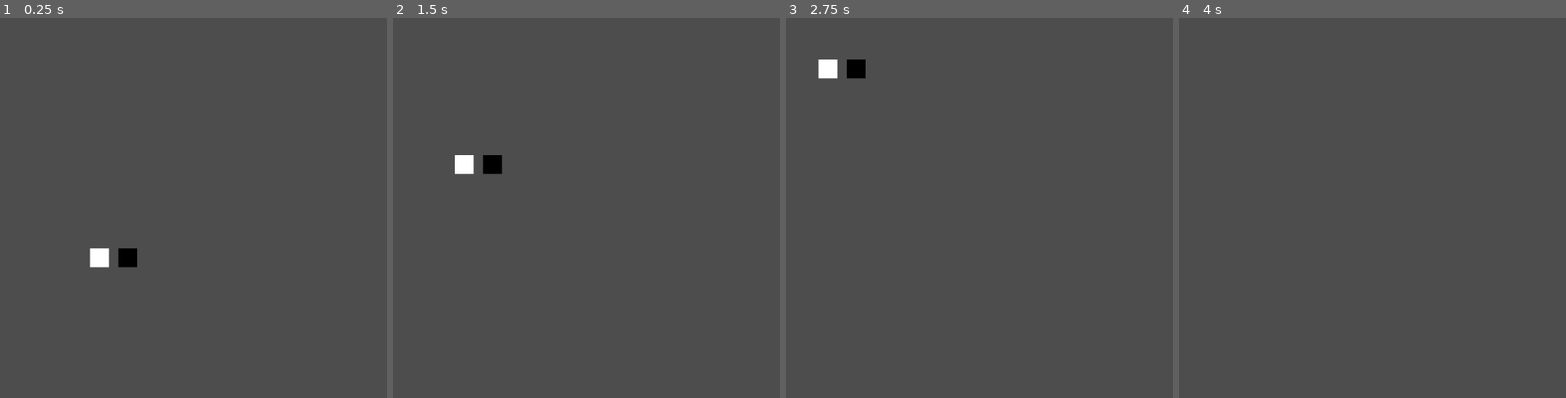
Above: before the commit, frames 1-4 (left to right).
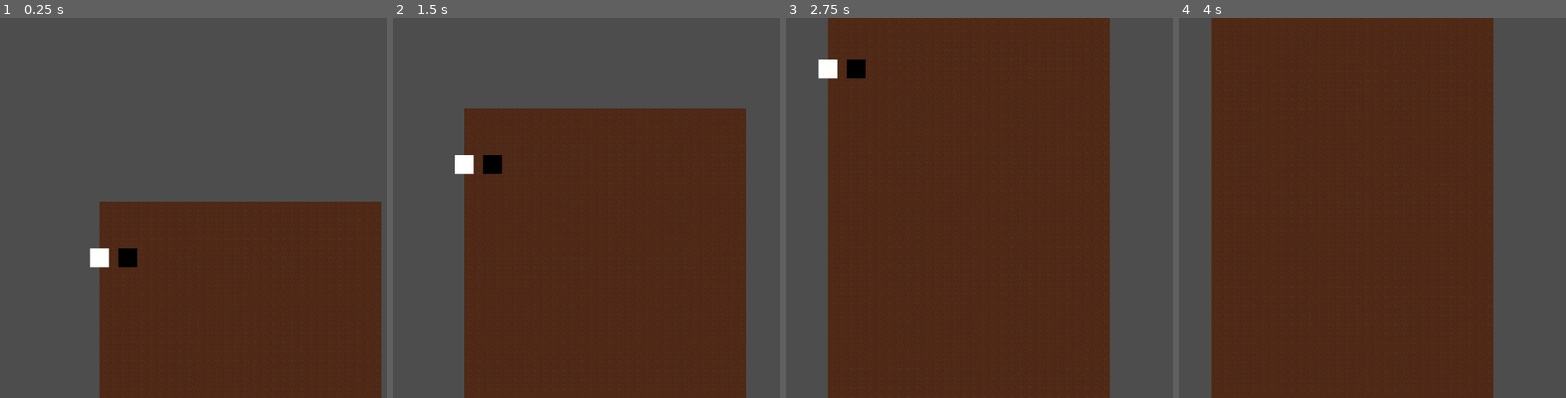
Above: after the commit, the same moments.

Repository: F1ejm/Bratislava_GameJam
Game: Godot game, scene res://Main/Main.tscn
The game is run twice, just before and just after one commit, with the same random seed, the same clock (stepped at 60 frames per second) and the same inputs.
Inputs (mouse positions are in pixels of both pictures, inside the frame that each line leads up to):
- Up to frame 1 (0.25 s): no input
- Up to frame 2 (1.5 s): move the mouse to (640, 189) at 0.52 s; move the mouse to (outside the picture) at 1.27 s
- Up to frame 3 (2.75 s): move the mouse to (952, 124) at 2.02 s
- Up to frame 4 (4 s): move the mouse to (1244, 284) at 2.77 s; move the mouse to (1480, 265) at 3.52 s

The runs differ from the first frame. In frame 1, 37% of the frame differs, in the area x 25-99%, y 48-100%; in frame 2, 55%; in frame 3, 73%; in frame 4, 73%, in the area x 8-82%, y 0-100%.

Commit message:
background w osi y

Diff:
--- a/background/back/background.gd
+++ b/background/back/background.gd
@@ -2,27 +2,22 @@
 
 @export var tile: TileMap
 @export var player : CharacterBody2D
+@export var marker : Marker2D
 
-@export var hight:=  10
+@export var hight:=  60
 @export var width:= 30
 
-var _in = true
 
 func _process(delta: float) -> void:
-	pass
-	#for h in hight:
-		#for w in width:
-			#tile.set_cell(0,Vector2i(w,player.position.y+h),0,Vector2(1,1),0)
+	#if player.position.y == marker.position.y:
+		#print("fd")
+	for h in hight:
+		for w in width:
+			tile.set_cell(0,Vector2i(w,player.position.y+h+50),0,Vector2(1,1),0)
 	#
 
 func _ready() -> void:
 	global_position = Vector2(0,0)
-
-func detector_enter() -> void:
-	pass
-
-
-func detector_exited() -> void:
 	for h in hight:
 		for w in width:
-			tile.set_cell(0,Vector2i(w,player.position.y+h),0,Vector2(1,1),0)
+			tile.set_cell(0,Vector2i(w,h),0,Vector2(1,1),0)
--- a/background/back/background.tscn
+++ b/background/back/background.tscn
@@ -74,10 +74,9 @@
 [sub_resource type="TileSet" id="TileSet_r3oqu"]
 sources/0 = SubResource("TileSetAtlasSource_4pk2o")
 
-[node name="background" type="TileMap" unique_id=2010711369 node_paths=PackedStringArray("tile")]
+[node name="background" type="TileMap" unique_id=2010711369 node_paths=PackedStringArray("tile", "marker")]
 tile_set = SubResource("TileSet_r3oqu")
 format = 2
 script = ExtResource("2_o35lf")
 tile = NodePath(".")
-
-[node name="Timer" type="Timer" parent="." unique_id=27666550]
+marker = NodePath("")
